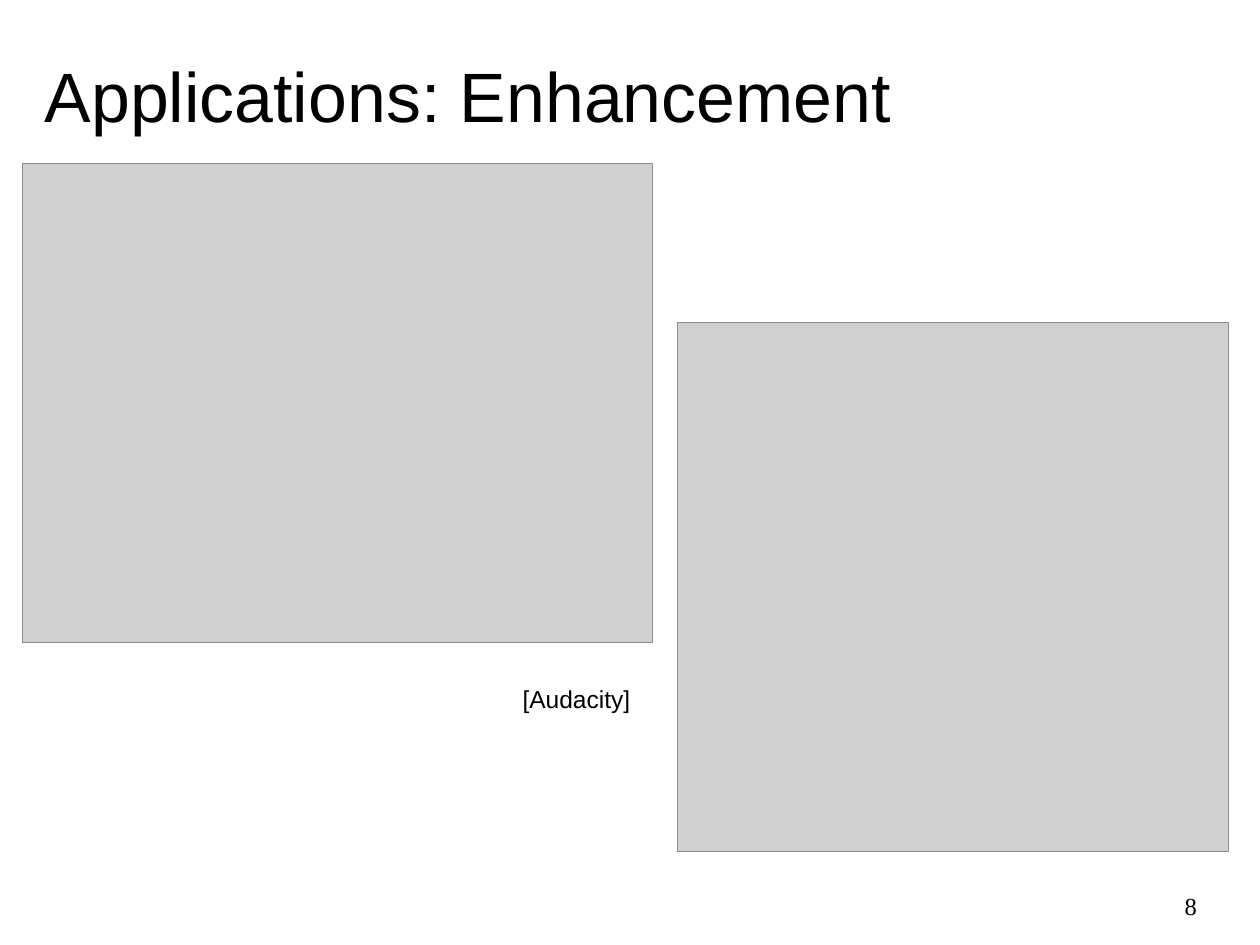
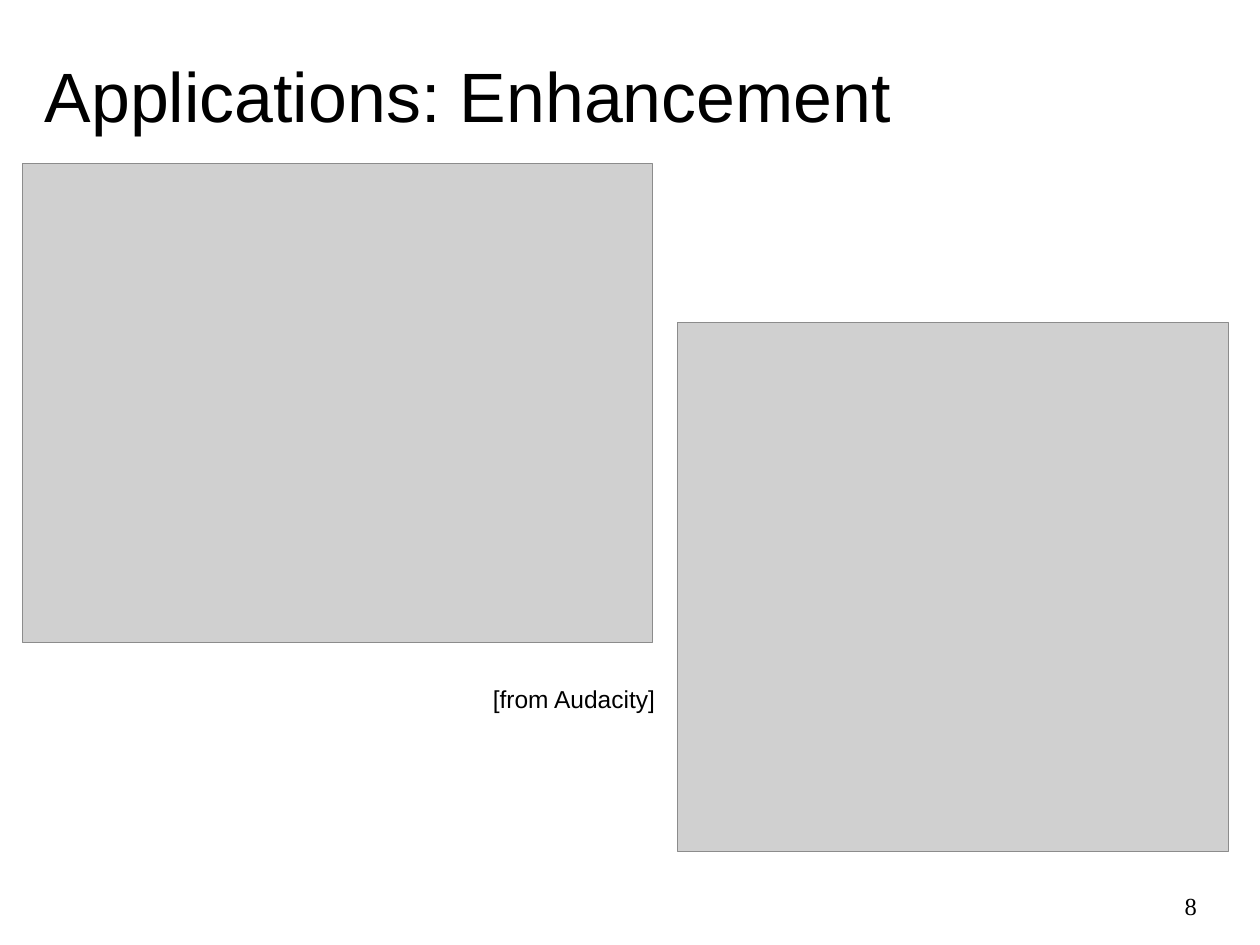
Before and after one commit to MTG/sms-tools, a slide deck: slide 8 of lectures/1-Introduction/Intro-to-DSP.odp. Drawn at 1260x945 pixels with LibreOffice and Linux fonts; fonts in the diff are those of the drawing; grey boxes stand for pictures. Boxes give left, top, right and bottom in pixels: in the first picture for what was removed or moved away, otherwise in the second. Text is boxed around its words. In the diff, an @@ line names an element or a change of style, - is before the commit and + after.

```diff
--- a/lectures/1-Introduction/Intro-to-DSP.odp
+++ b/lectures/1-Introduction/Intro-to-DSP.odp
@@ text at (493,690,655,713): text changed @@
-[Audacity]
+[from Audacity]
```
Also in this commit, not shown: 5 other slides changed, 10 other files.
